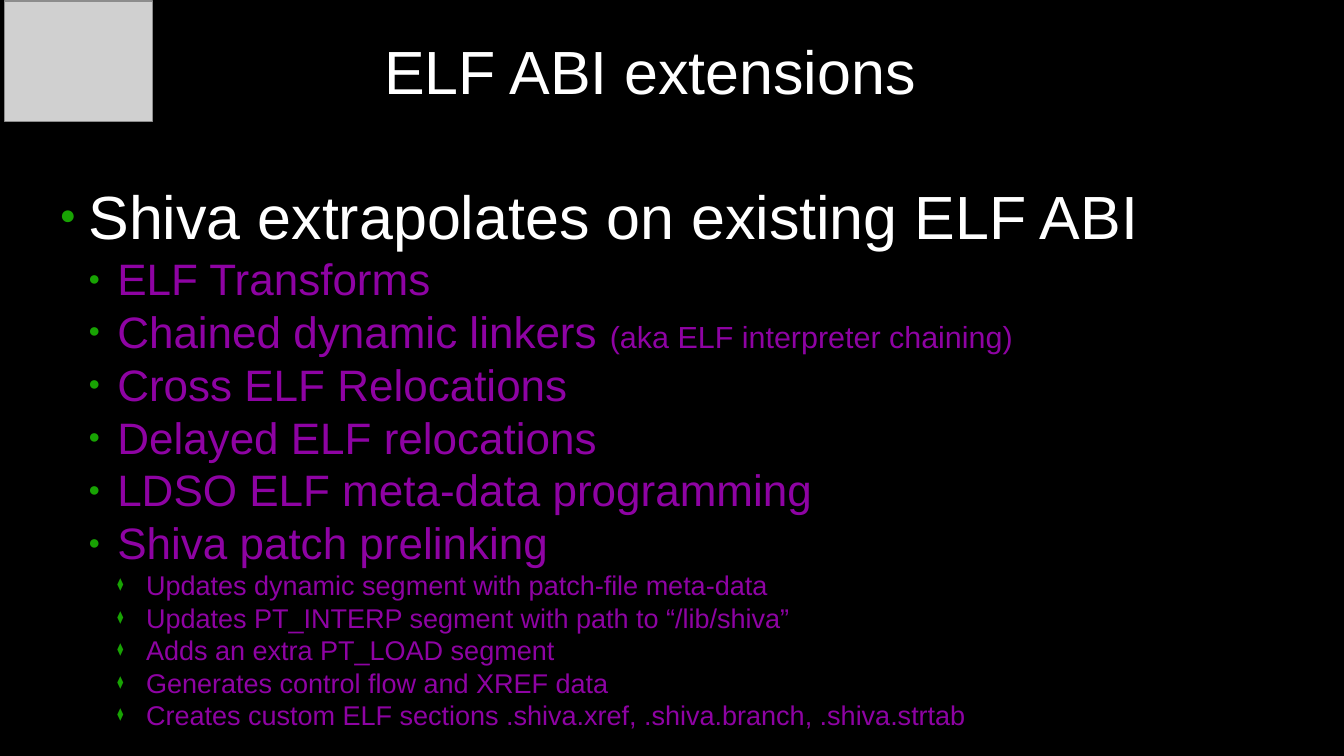
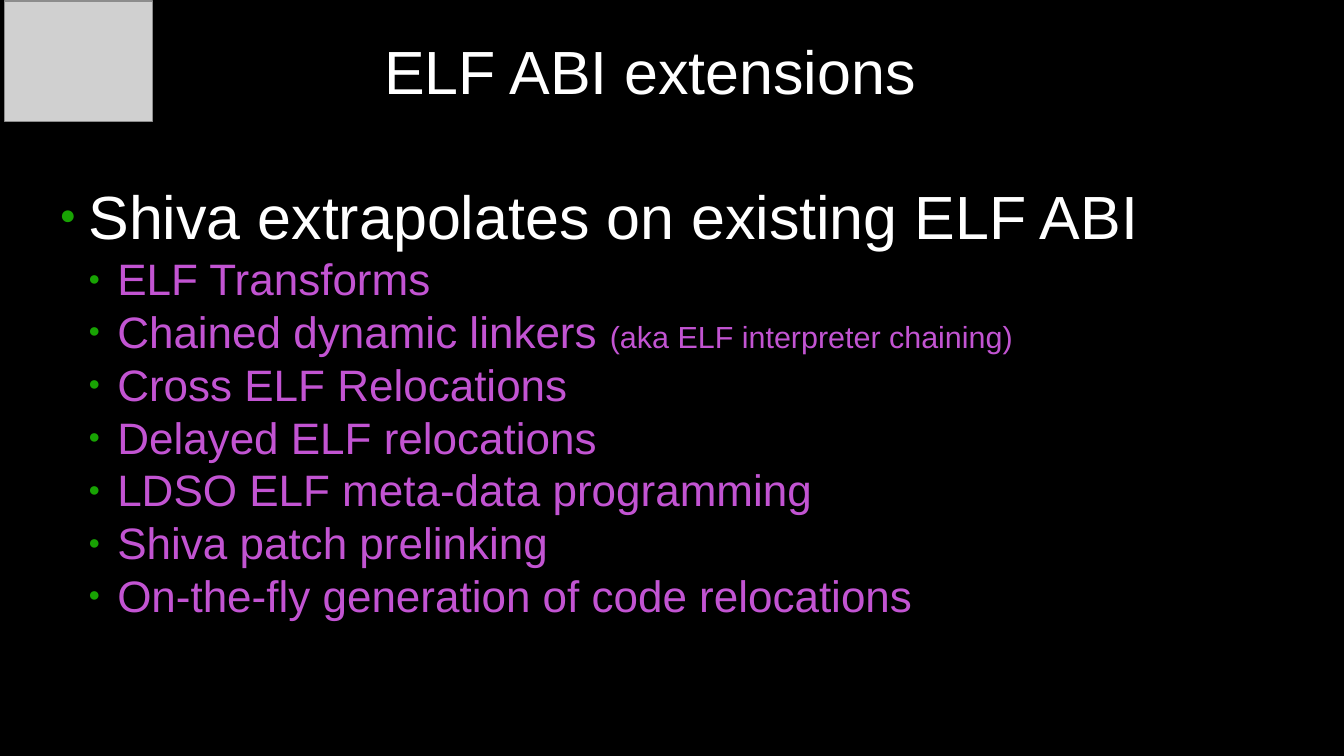
Before and after one commit to elfmaster/shiva_presentations, a slide deck: slide 5 of shiva-presentation-ais-darpa-oct-2023.odp. Drawn at 1344x756 pixels with LibreOffice and Linux fonts; fonts in the diff are those of the drawing; grey boxes stand for pictures. Boxes give left, top, right and bottom in pixels: in the first picture for what was removed or moved away, otherwise in the second. Text is boxed around its words. In the diff, an @@ line names an element or a change of style, - is before the commit and + after.

```diff
--- a/shiva-presentation-ais-darpa-oct-2023.odp
+++ b/shiva-presentation-ais-darpa-oct-2023.odp
@@ text at [117,263,1013,568]: text colour #8E03A3 to #C254D2 in "ELF Transforms", "Chained dynamic linkers (aka ELF interpreter chaining)", "Cross ELF Relocations", "Delayed ELF relocations" and 2 more places @@
@@ text at [117,580,912,621]: text changed; size 16 to 26 pt; text colour #8E03A3 to #C254D2 @@
-    ⧫ Updates dynamic segment with patch-file meta-data
-    ⧫ Updates PT_INTERP segment with path to “/lib/shiva”
-    ⧫ Adds an extra PT_LOAD segment
-    ⧫ Generates control flow and XREF data
-    ⧫ Creates custom ELF sections .shiva.xref, .shiva.branch, .shiva.strtab
+  ● On-the-fly generation of code relocations
```
Also in this commit, not shown: 4 other slides changed, 6 slides added.
